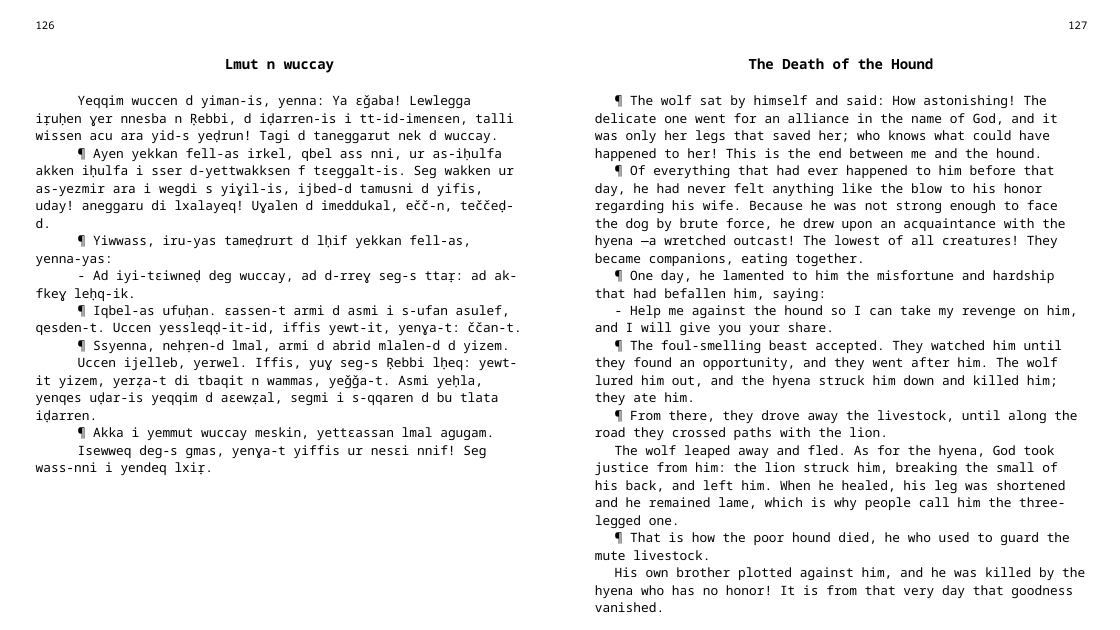
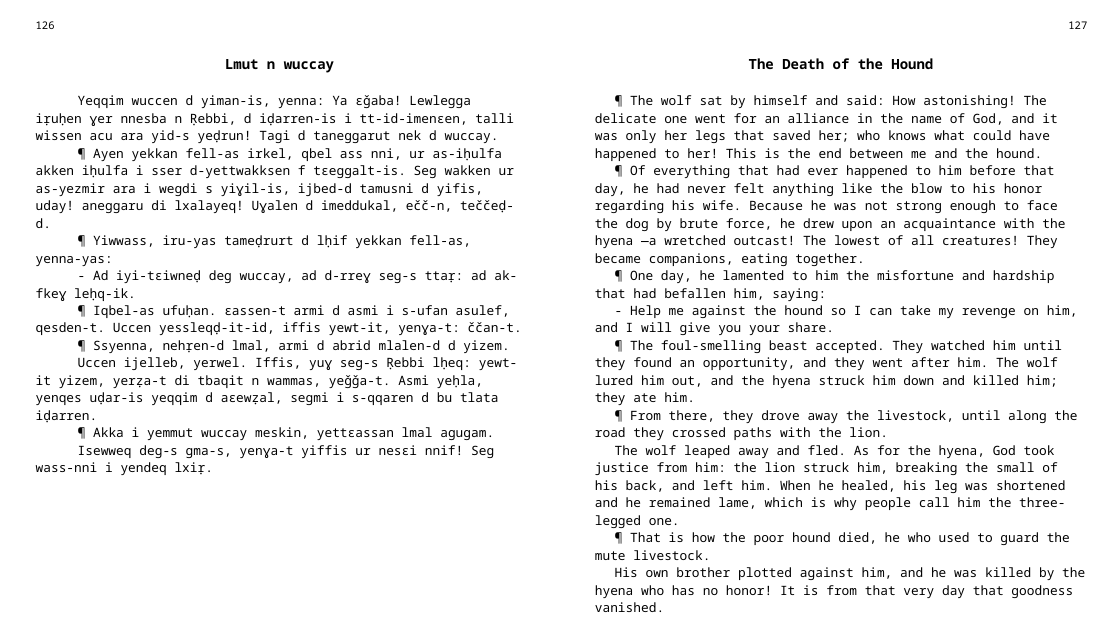
Before and after one commit to sferhah/tamacahut_n_wuccen, a slide deck: slide 59 of Uccen.ConsoleApp/uccen.eng.pptx. Drawn at 1120x630 pixels with LibreOffice and Linux fonts; fonts in the diff are those of the drawing. Boxes give left, top, right and bottom in pixels: in the first picture for what was removed or moved away, otherwise in the second. Text is boxed around its words. In the diff, an @@ line names an element or a change of style, - is before the commit and + after.

```diff
--- a/Uccen.ConsoleApp/uccen.eng.pptx
+++ b/Uccen.ConsoleApp/uccen.eng.pptx
@@ table at [27, 13, 1096, 616] @@
-row 3, column 1: Yeqqim wuccen d yiman-is, yenna: Ya ɛǧaba! Lewlegga iṛuḥen ɣer nnesba n Ṛebbi, d iḍarren-is i tt-id-imenɛen, talli wissen acu ara yid-s yeḍrun! Tagi d taneggarut nek d wuccay. / ¶ Ayen yekkan fell-as irkel, qbel ass nni, ur as-iḥulfa akken iḥulfa i sser d-yettwakksen f tɛeggalt-is. Seg wakken ur as-yezmir ara i wegdi s yiɣil-is, ijbed-d tamusni d yifis, uday! aneggaru di lxalayeq! Uɣalen d imeddukal, ečč-n, teččeḍ-d. / ¶ Yiwwass, iru-yas tameḍrurt d lḥif yekkan fell-as, yenna-yas: / - Ad iyi-tɛiwneḍ deg wuccay, ad d-rreɣ seg-s ttaṛ: ad ak-fkeɣ leḥq-ik. / ¶ Iqbel-as ufuḥan. ɛassen-t armi d asmi i s-ufan asulef, qesden-t. Uccen yessleqḍ-it-id, iffis yewt-it, yenɣa-t: ččan-t. / ¶ Ssyenna, nehṛen-d lmal, armi d abrid mlalen-d d yizem. / Uccen ijelleb, yerwel. Iffis, yuɣ seg-s Ṛebbi lḥeq: yewt-it yizem, yerẓa-t di tbaqit n wammas, yeǧǧa-t. Asmi yeḥla, yenqes uḍar-is yeqqim d aɛewẓal, segmi i s-qqaren d bu tlata iḍarren. / ¶ Akka i yemmut wuccay meskin, yettɛassan lmal agugam. / Isewweq deg-s gmas, yenɣa-t yiffis ur nesɛi nnif! Seg wass-nni i yendeq lxiṛ.
+row 3, column 1: Yeqqim wuccen d yiman-is, yenna: Ya ɛǧaba! Lewlegga iṛuḥen ɣer nnesba n Ṛebbi, d iḍarren-is i tt-id-imenɛen, talli wissen acu ara yid-s yeḍrun! Tagi d taneggarut nek d wuccay. / ¶ Ayen yekkan fell-as irkel, qbel ass nni, ur as-iḥulfa akken iḥulfa i sser d-yettwakksen f tɛeggalt-is. Seg wakken ur as-yezmir ara i wegdi s yiɣil-is, ijbed-d tamusni d yifis, uday! aneggaru di lxalayeq! Uɣalen d imeddukal, ečč-n, teččeḍ-d. / ¶ Yiwwass, iru-yas tameḍrurt d lḥif yekkan fell-as, yenna-yas: / - Ad iyi-tɛiwneḍ deg wuccay, ad d-rreɣ seg-s ttaṛ: ad ak-fkeɣ leḥq-ik. / ¶ Iqbel-as ufuḥan. ɛassen-t armi d asmi i s-ufan asulef, qesden-t. Uccen yessleqḍ-it-id, iffis yewt-it, yenɣa-t: ččan-t. / ¶ Ssyenna, nehṛen-d lmal, armi d abrid mlalen-d d yizem. / Uccen ijelleb, yerwel. Iffis, yuɣ seg-s Ṛebbi lḥeq: yewt-it yizem, yerẓa-t di tbaqit n wammas, yeǧǧa-t. Asmi yeḥla, yenqes uḍar-is yeqqim d aɛewẓal, segmi i s-qqaren d bu tlata iḍarren. / ¶ Akka i yemmut wuccay meskin, yettɛassan lmal agugam. / Isewweq deg-s gma-s, yenɣa-t yiffis ur nesɛi nnif! Seg wass-nni i yendeq lxiṛ.
```
Also in this commit, not shown: 1 other slide changed, 5 other files.
